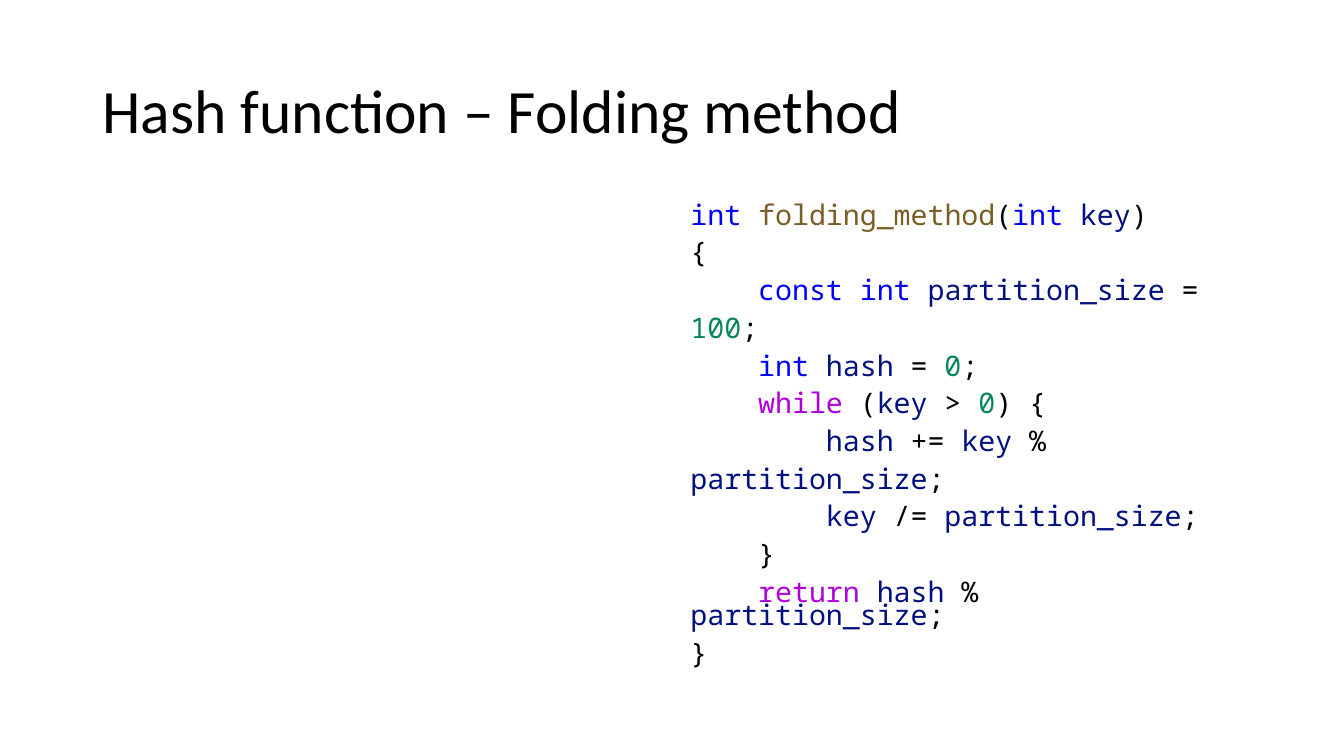
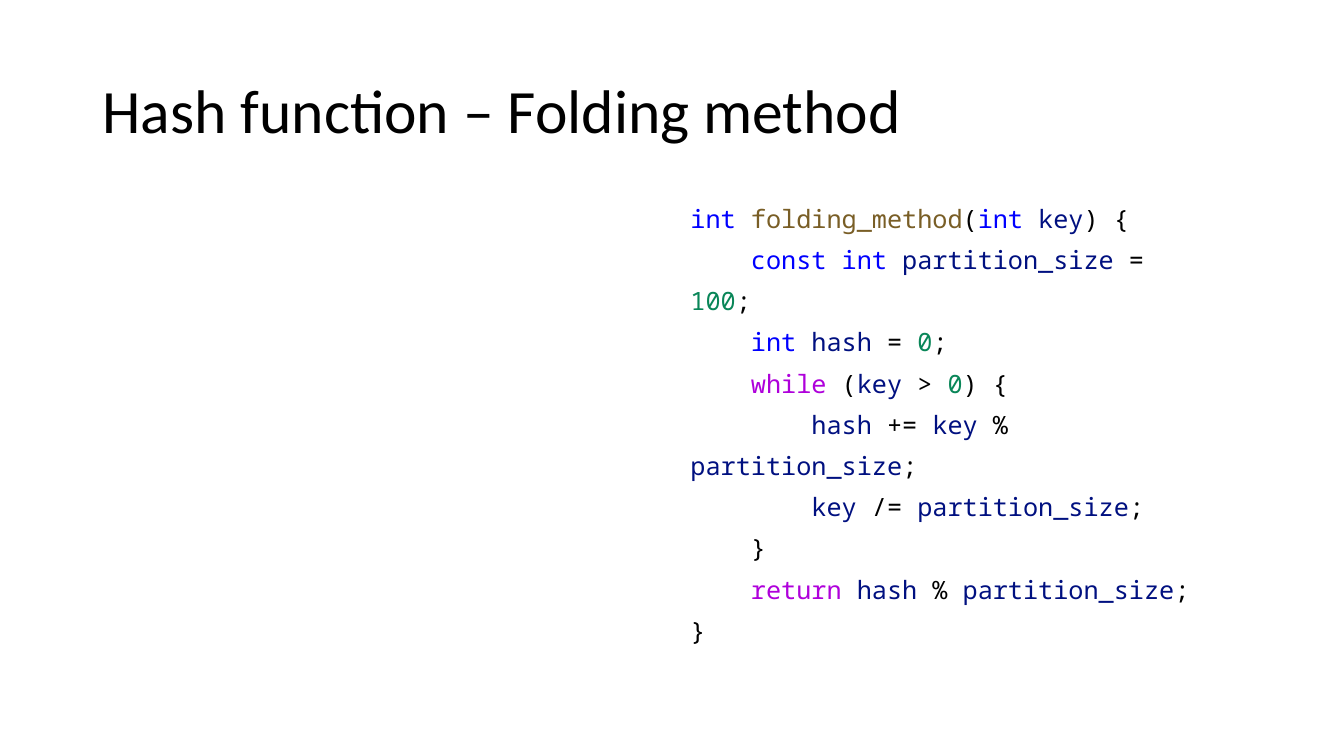
Before and after one commit to duskygloom/data_structures, a slide deck: slide 7 of hash_table_presentation/hashing.pptx (slide 8 before the commit). Drawn at 1344x756 pixels with LibreOffice and Linux fonts; fonts in the diff are those of the drawing; grey boxes stand for pictures. Boxes give left, top, right and bottom in pixels: in the first picture for what was removed or moved away, otherwise in the second. Text is boxed around its words. In the diff, an @@ line names an element or a change of style, - is before the commit and + after.

```diff
--- a/hash_table_presentation/hashing.pptx
+++ b/hash_table_presentation/hashing.pptx
@@ text at <box>690,208,1098,234</box>: text changed; size 20.1 to 18 pt @@
-int folding_method(int key)
-{
+int folding_method(int key) {
@@ text at <box>690,250,1190,605</box>: size 20.1 to 18 pt in "const int partition_size =", "100;", "int hash = 0;", "while (key > 0) {" and 6 more places; line spacing 0.7 to 0.9 @@
```
Also in this commit, not shown: 11 other slides changed, 12 slides added, 28 other files.
